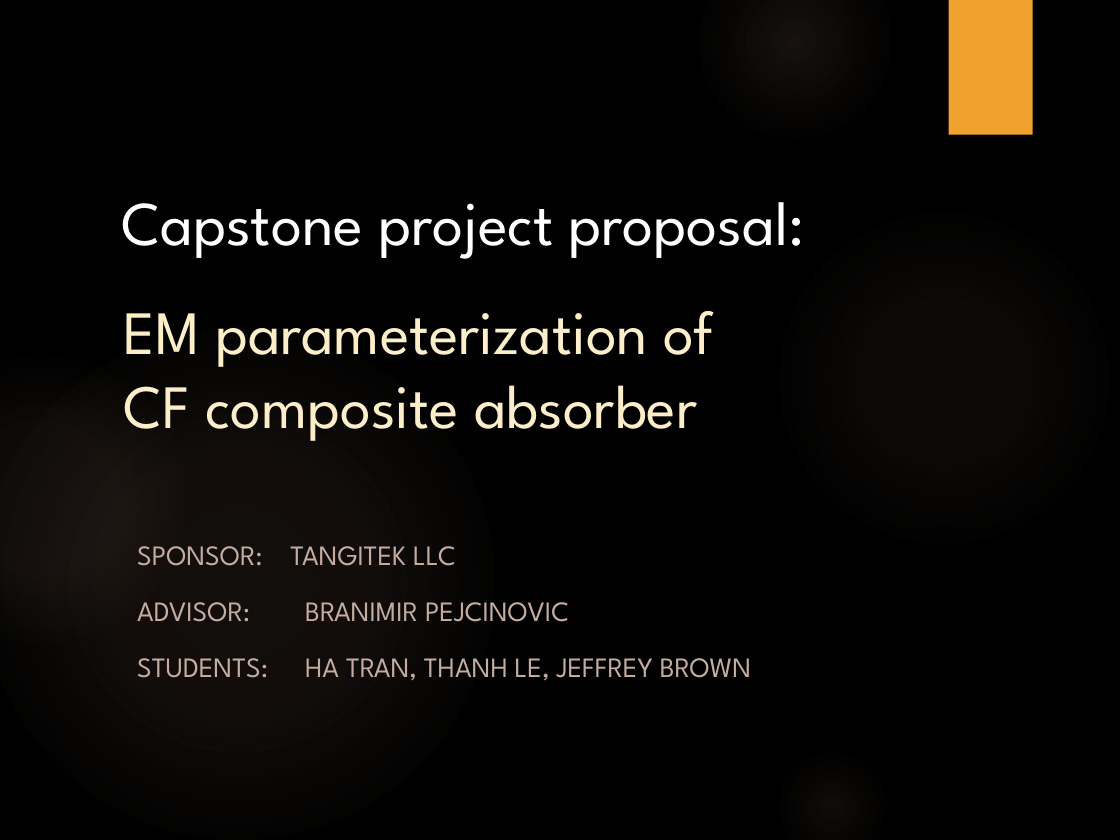
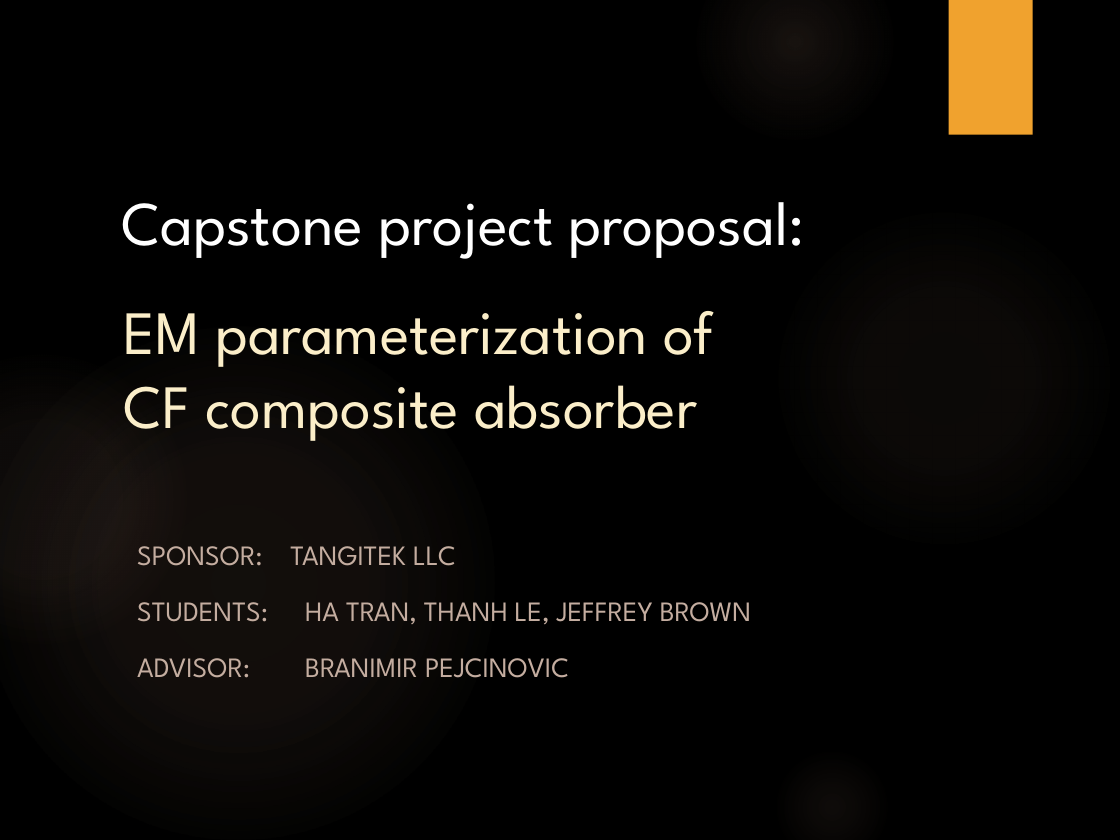
Before and after one commit to trankhiemha/ECE412-413-Capstone-Project-N3, a slide deck: slide 1 of Capstone project proposal presentation.pptx. Drawn at 1120x840 pixels with LibreOffice and Linux fonts; fonts in the diff are those of the drawing; background and template pictures are left out. Boxes give left, top, right and bottom in pixels: in the first picture for what was removed or moved away, otherwise in the second. Text is boxed around its words. In the diff, an @@ line names an element or a change of style, - is before the commit and + after.

```diff
--- a/Capstone project proposal presentation.pptx
+++ b/Capstone project proposal presentation.pptx
@@ subtitle at (137,602,751,624): paragraph added @@
+STUDENTS: HA TRAN, THANH LE, JEFFREY BROWN
@@ subtitle at (137,658,751,680): paragraph removed @@
-STUDENTS: HA TRAN, THANH LE, JEFFREY BROWN
```
Also in this commit, not shown: 11 other slides changed, 2 slides added, 1 slide removed.
